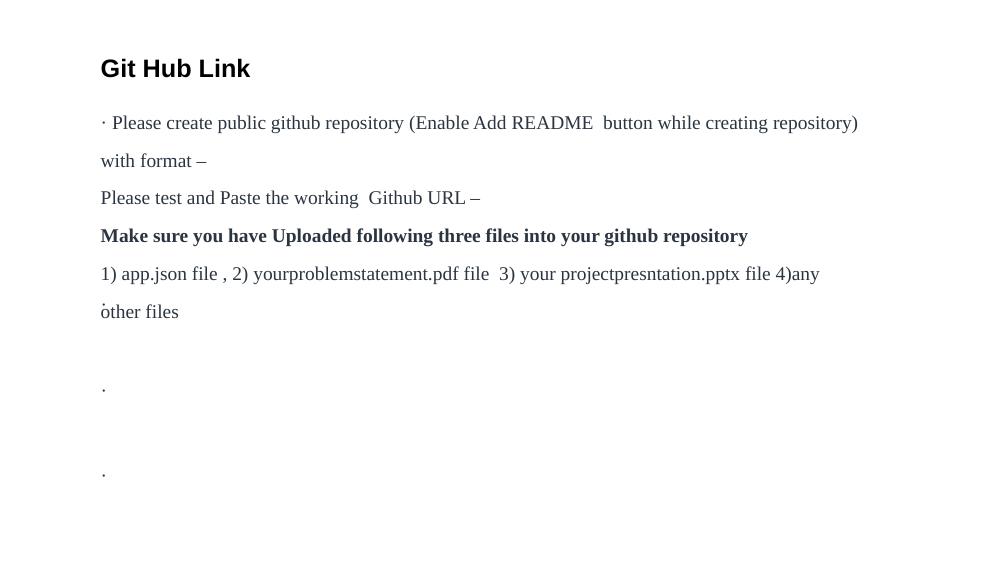
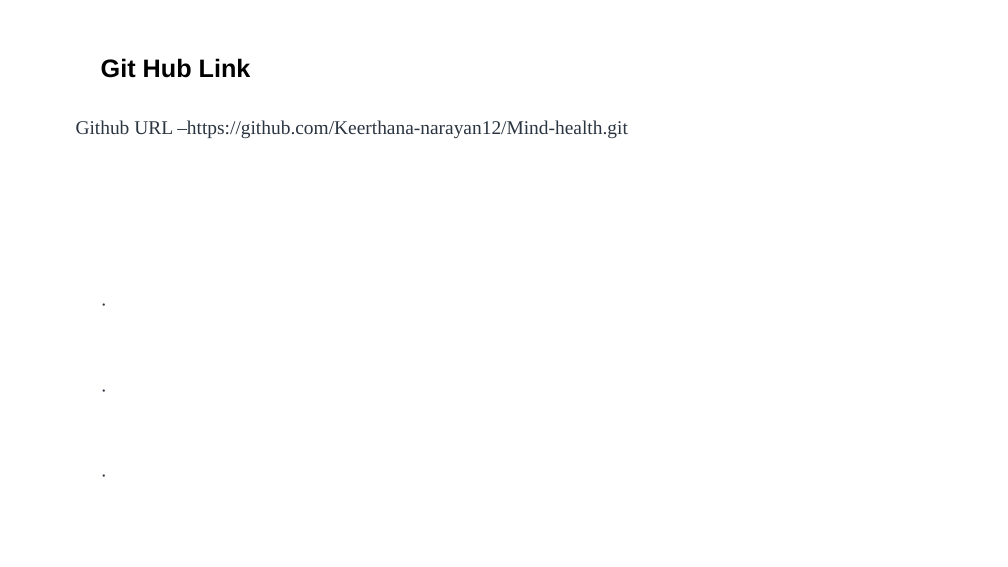
Before and after one commit to Keerthana-narayan12/Mind-health, a slide deck: slide 12 of Project Submission Template for EduentFoundation_IBMUniversityEngagement (1).pptx. Drawn at 1008x567 pixels with LibreOffice and Linux fonts; fonts in the diff are those of the drawing. Boxes give left, top, right and bottom in pixels: in the first picture for what was removed or moved away, otherwise in the second. Text is boxed around its words. In the diff, an @@ line names an element or a change of style, - is before the commit and + after.

```diff
--- a/Project Submission Template for EduentFoundation_IBMUniversityEngagement (1).pptx
+++ b/Project Submission Template for EduentFoundation_IBMUniversityEngagement (1).pptx
@@ text at <box>76,120,628,138</box>: text changed @@
-· Please create public github repository (Enable Add README button while creating repository) with format –
-Please test and Paste the working Github URL –
-Make sure you have Uploaded following three files into your github repository
-1) app.json file , 2) yourproblemstatement.pdf file 3) your projectpresntation.pptx file 4)any other files
+Github URL –https://github.com/Keerthana-narayan12/Mind-health.git
```
